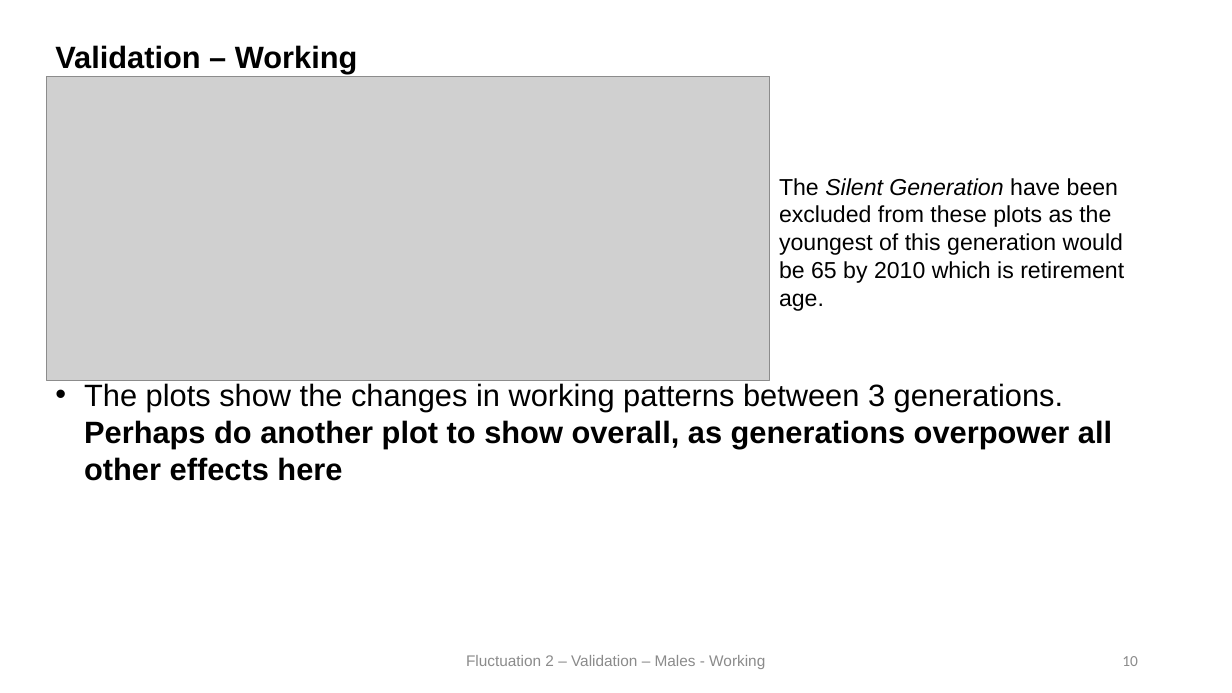
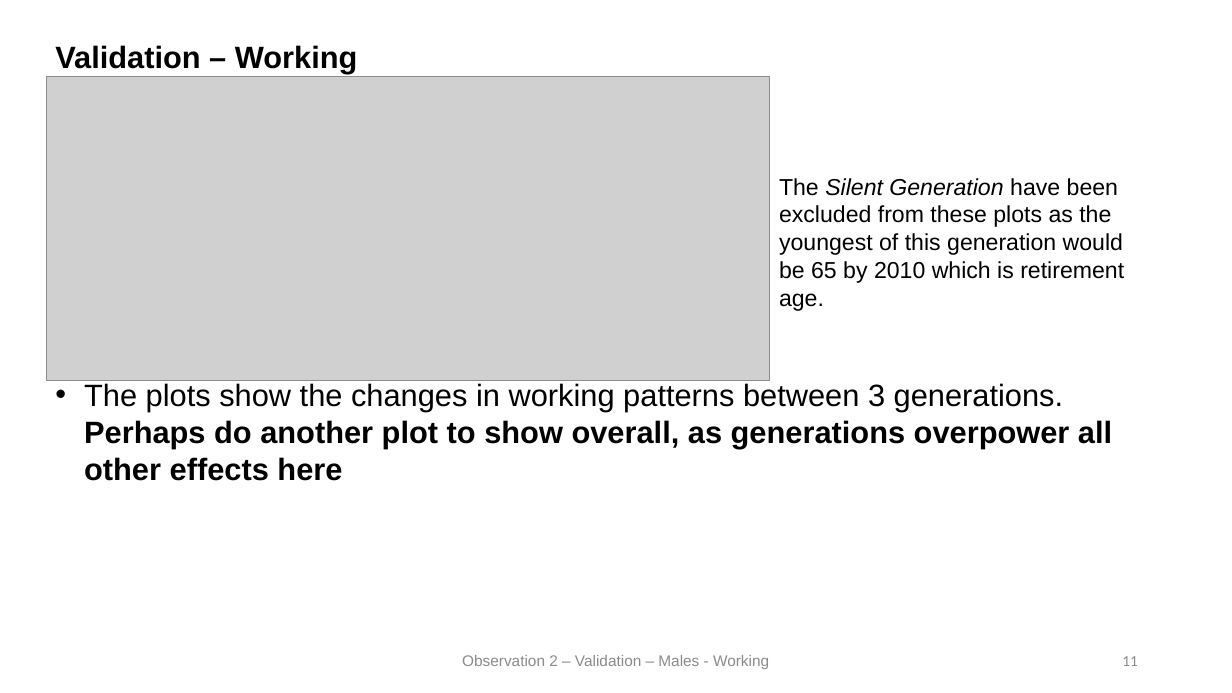
Before and after one commit to HarrisonWilde/AmericanTimeUseSurvey, a slide deck: slide 11 of Presentation/slides (1).pptx (slide 10 before the commit). Drawn at 1232x693 pixels with LibreOffice and Linux fonts; fonts in the diff are those of the drawing; grey boxes stand for pictures. Boxes give left, top, right and bottom in pixels: in the first picture for what was removed or moved away, otherwise in the second. Text is boxed around its words. In the diff, an @@ line names an element or a change of style, - is before the commit and + after.

```diff
--- a/Presentation/slides (1).pptx
+++ b/Presentation/slides (1).pptx
@@ text at [462,655,769,669]: text changed @@
-Fluctuation 2 – Validation – Males - Working
+Observation 2 – Validation – Males - Working
@@ page number at [1122,656,1138,666]: text changed @@
-10
+11
```
Also in this commit, not shown: 8 other slides changed, 2 slides added, 1 slide removed.
